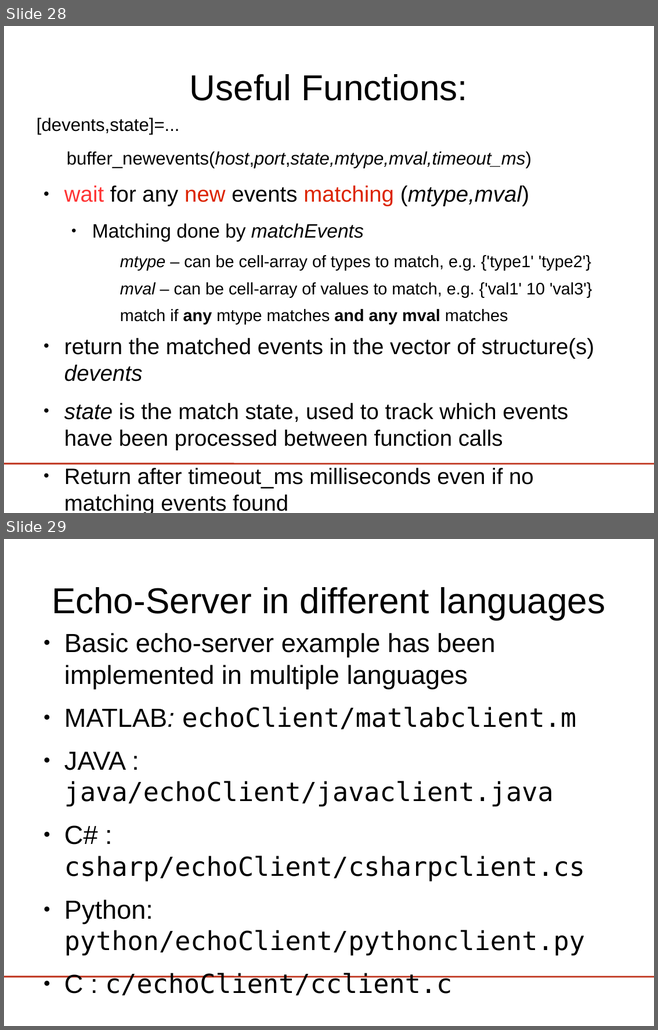
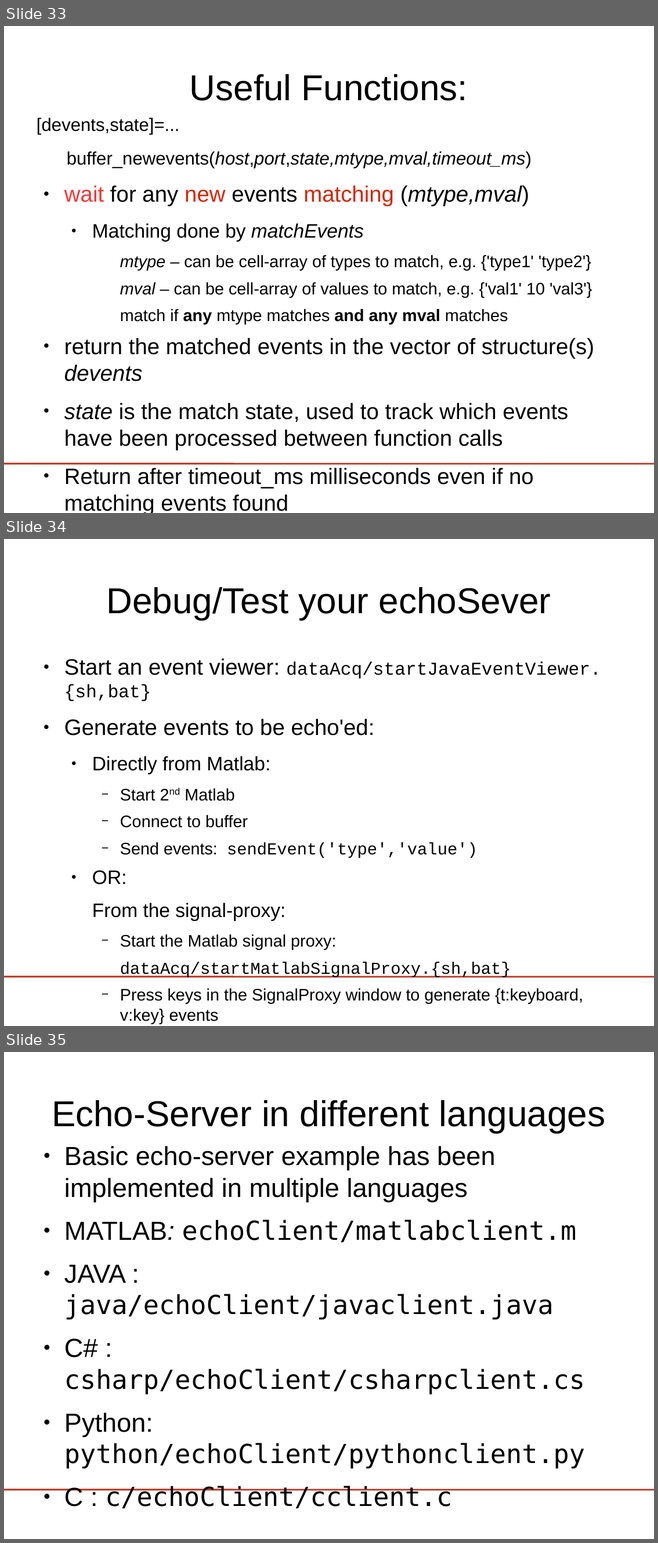
Before and after one commit to phpvdb/buffer_bci, a slide deck: tutorial/lect3-helloworld/HelloWorld_ERPViewer.odp. Shown one above the other, each under a label of ours: slides 28 and 29 before the commit, slides 33, 34 and 35 after it. The pictures are 658x1030 and 658x1543 pixels, drawn with LibreOffice and Linux fonts; fonts in the diff are those of the drawing; background and template pictures are left out. Boxes give left, top, right and bottom in pixels: in the first picture for what was removed or moved away, otherwise in the second. Text is boxed around its words. In the diff, an @@ line names an element or a change of style, - is before the commit and + after.

Commit message:
java tidy up, tutorial improvements

```diff
--- a/tutorial/lect3-helloworld/HelloWorld_ERPViewer.odp
+++ b/tutorial/lect3-helloworld/HelloWorld_ERPViewer.odp
@@ slide 34 added at (4,539,654,1026), background #FFFFFF; not listed: 1 template element that a slide beside it also shows @@
@@ title added at (107,587,551,620), 44 pt, text #000000 @@
+Debug/Test your echoSever
@@ text added at (64,658,600,1024), 20.4 pt, text #000000 @@
+● Start an event viewer: dataAcq/startJavaEventViewer.{sh,bat}
+● Generate events to be echo'ed:
+  ● Directly from Matlab:
+    − Start 2nd Matlab
+    − Connect to buffer
+    − Send events: sendEvent('type','value')
+  ● OR:
+  From the signal-proxy:
+    − Start the Matlab signal proxy:
+    dataAcq/startMatlabSignalProxy.{sh,bat}
+    − Press keys in the SignalProxy window to generate {t:keyboard, v:key} events
@@ what was slide 28 is now slide 33 @@
@@ what was slide 29 is now slide 35 @@
```
Also in this commit, not shown: 12 slides changed, 11 other slides added, 1 slide removed, 30 other files.
